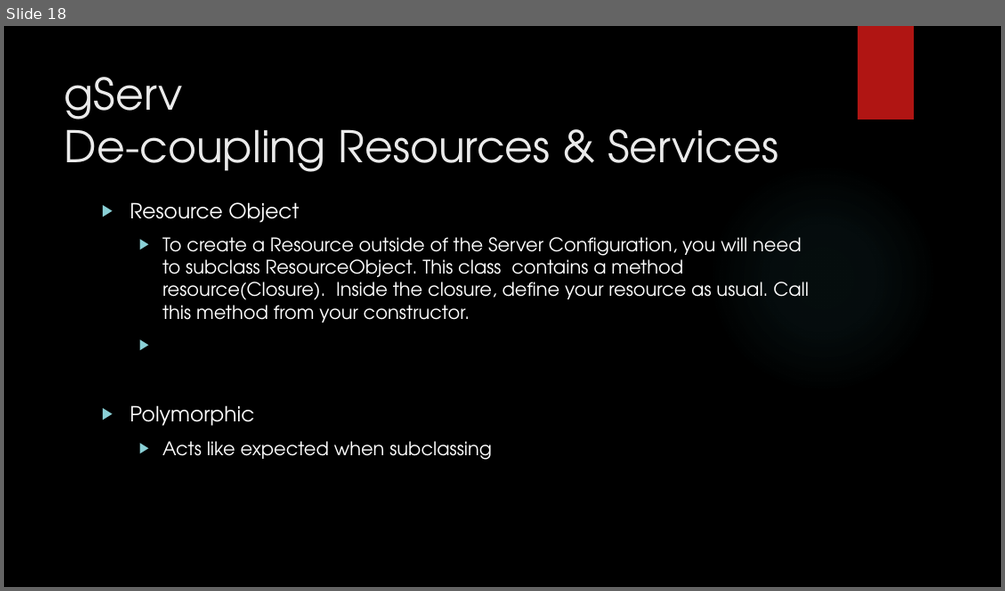
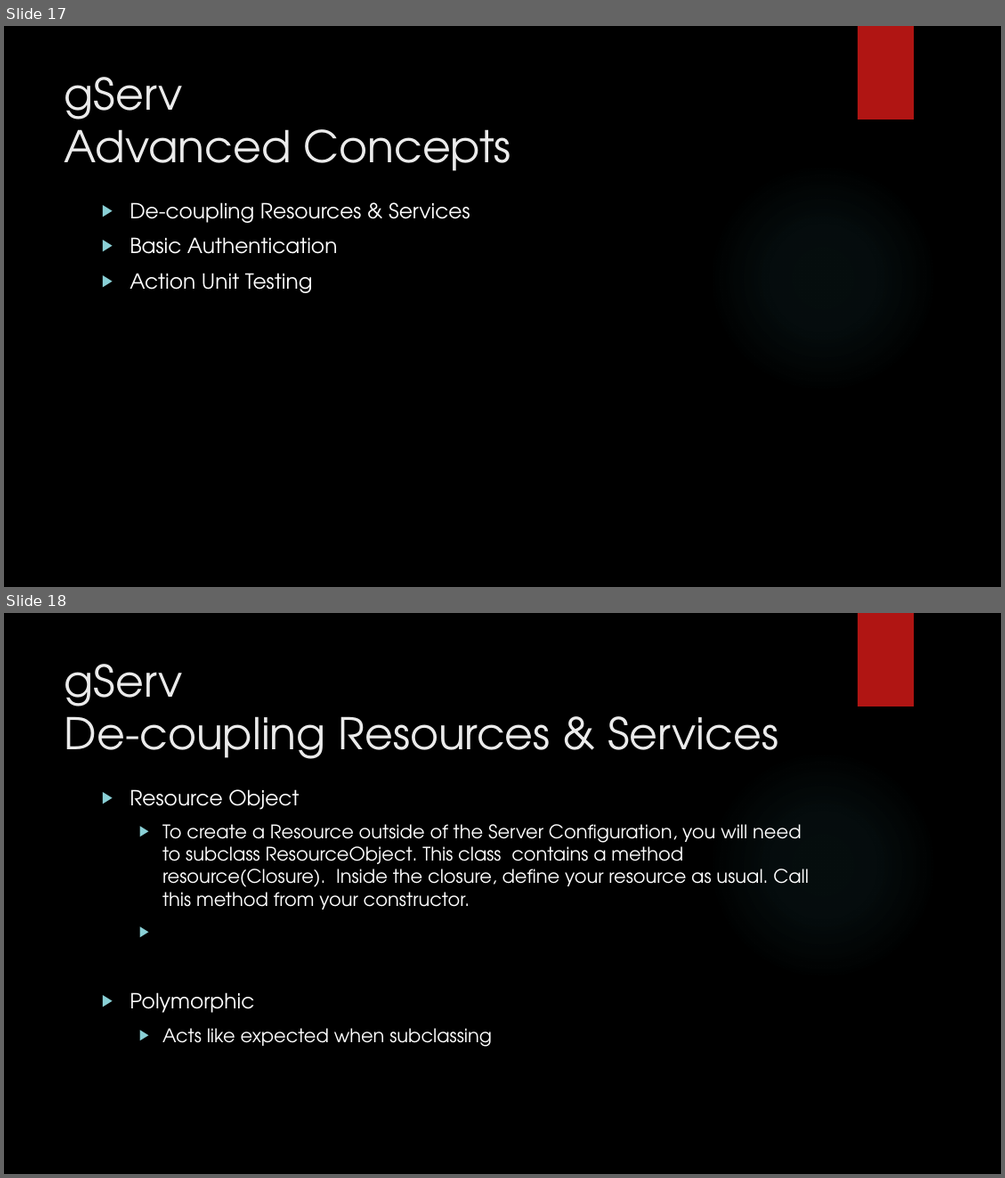
Before and after one commit to javaConductor/gserv, a slide deck: gServ.pptx. Shown one above the other, each under a label of ours: slide 18 before the commit, slides 17 and 18 after it. The pictures are 1005x591 and 1005x1178 pixels, drawn with LibreOffice and Linux fonts; fonts in the diff are those of the drawing; background and template pictures are left out. Boxes give left, top, right and bottom in pixels: in the first picture for what was removed or moved away, otherwise in the second. Text is boxed around its words. In the diff, an @@ line names an element or a change of style, - is before the commit and + after.

```diff
--- a/gServ.pptx
+++ b/gServ.pptx
@@ slide 17 added at (x1=4, y1=26, x2=1001, y2=587), background picture (left out); not listed: 2 template elements that a slide beside it also shows @@
@@ title added at (x1=65, y1=77, x2=511, y2=171), 42 pt, text #EBEBEB @@
+gServ
+Advanced Concepts
@@ text added at (x1=129, y1=202, x2=470, y2=293), 20 pt, text #FFFFFF @@
+▶ De-coupling Resources & Services
+▶ Basic Authentication
+▶ Action Unit Testing
```
Also in this commit, not shown: 15 slides changed, 1 other slide added, 2 slides removed, 40 other files.
